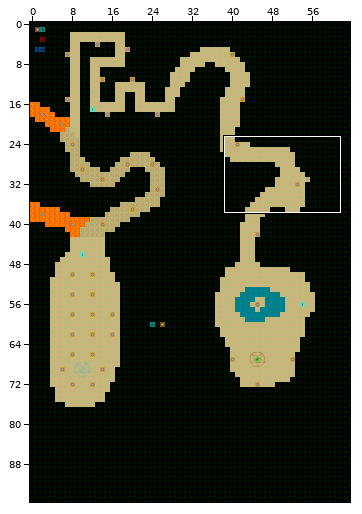
Two versions of a level (Tiled map, assets-src/maps/chap1.tmx). The first picture is a wide view before the edit; the outline marks the close-up.
Close-up. As it was:
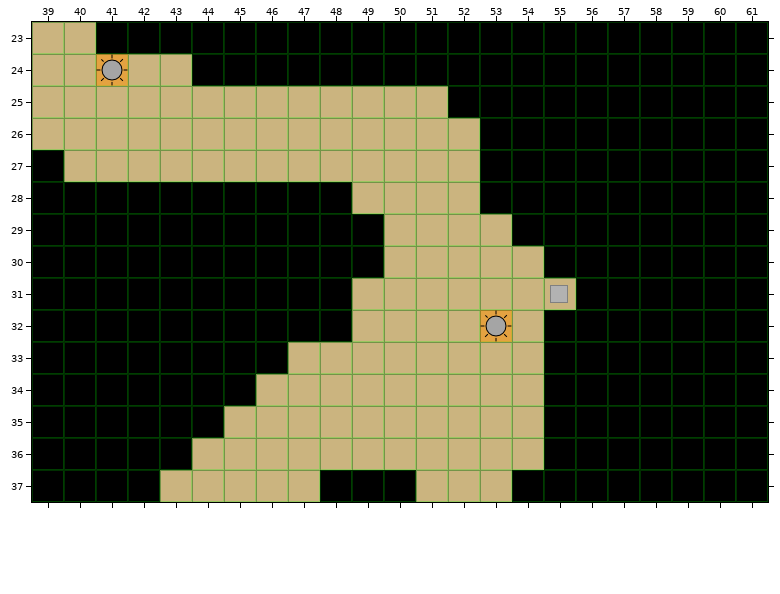
Cells are 32x32 px. Shown: x 39..61, y 23..37.
Once edited:
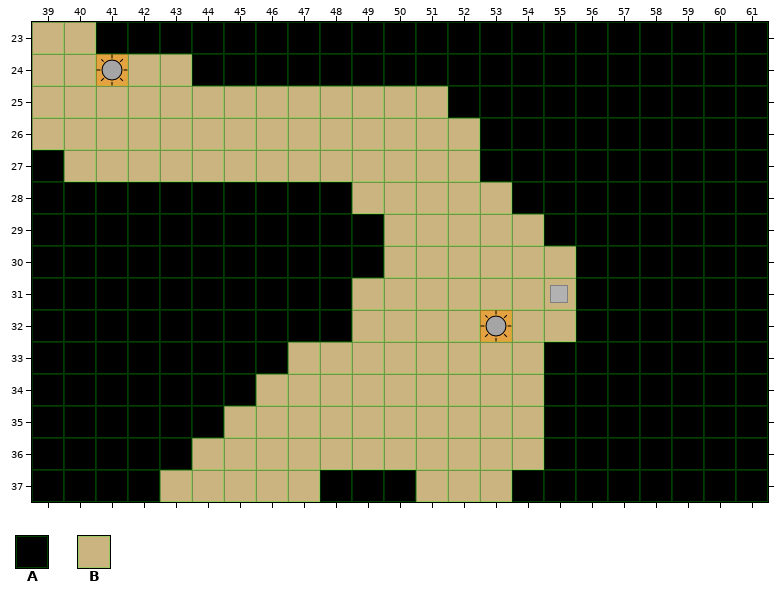
Key: from "basic": A 0, B 1.
_ is an empty cell, . an unchanged one.
Difference:
--- layer "map"
@@ x 53..55 @@
-28 A..
-29 .A.
-30 ..A
+28 B..
+29 .B.
+30 ..B
@@ x 55..55 @@
-32 A
+32 B
